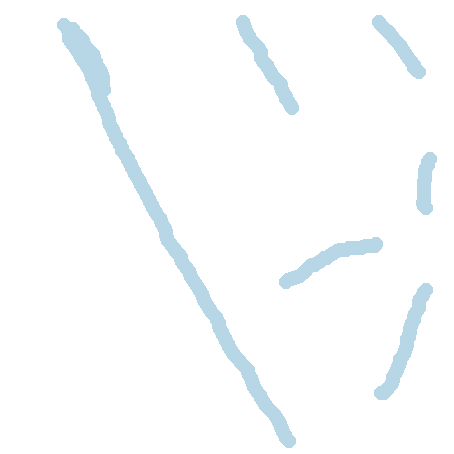
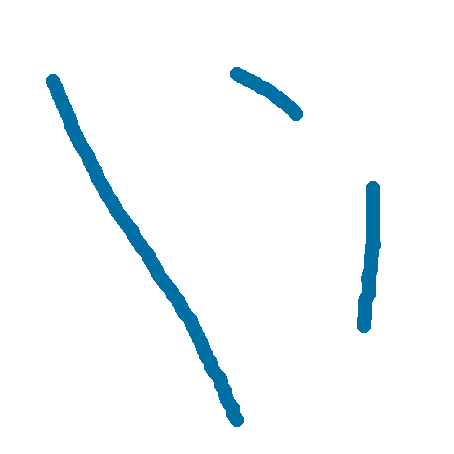
The second w=454, h=454 image is a revision of the first. Changes to its layers:
renamed "Background copy" to "Layer 2", opacity 28% → 100%, moved it above "Layer 1", painted on it over (x1=46, y1=15, x2=437, y2=448)
